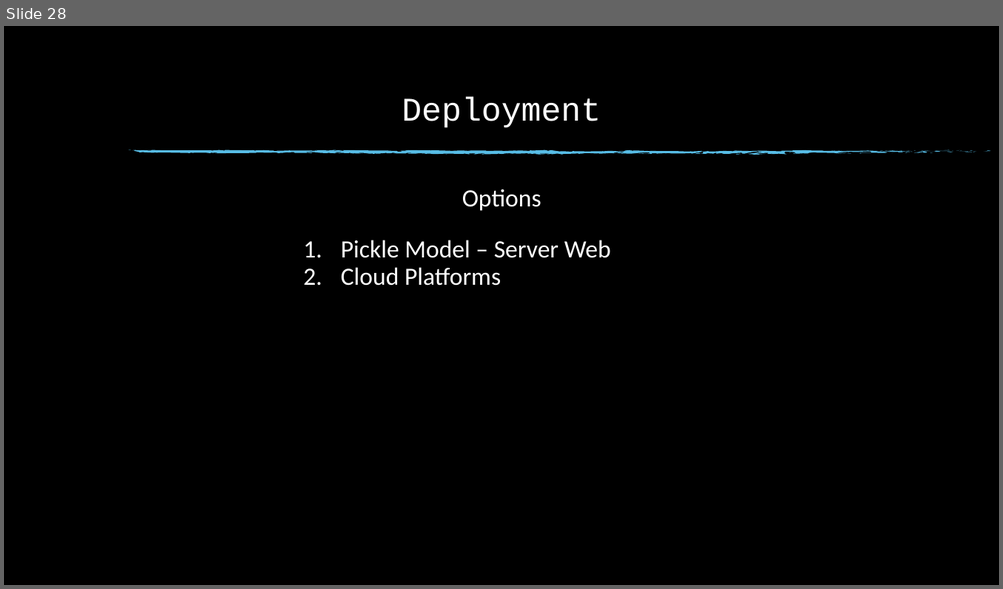
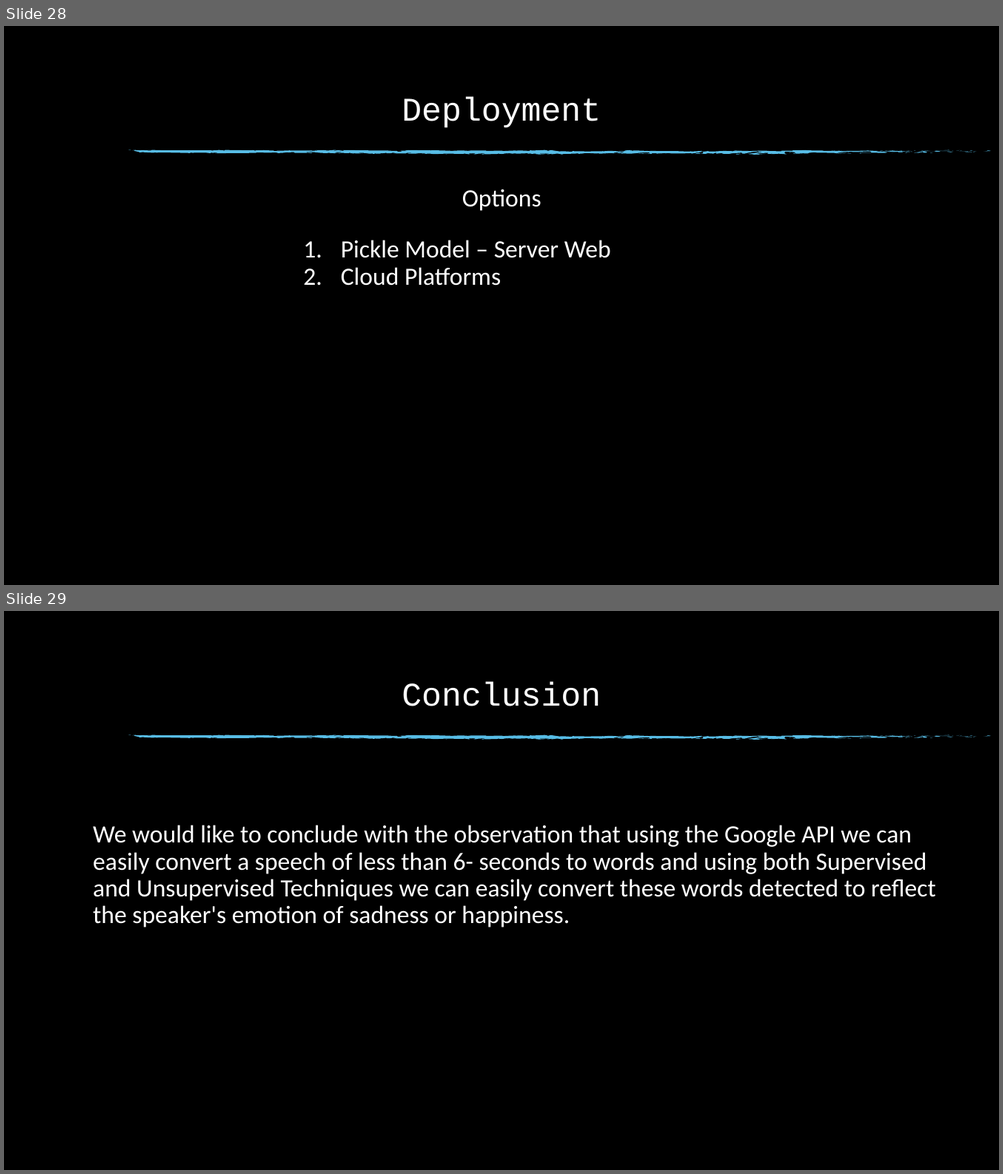
Before and after one commit to sunil3092/DBSEdu, a slide deck: Sem 2/Natural Language Processing/CA/Submission/Part 2/CA1_Sunil_Gauda_10595858_P2/NLP.pptx. Shown one above the other, each under a label of ours: slide 28 before the commit, slides 28 and 29 after it. The pictures are 1003x589 and 1003x1174 pixels, drawn with LibreOffice and Linux fonts; fonts in the diff are those of the drawing; background and template pictures are left out. Boxes give left, top, right and bottom in pixels: in the first picture for what was removed or moved away, otherwise in the second. Text is boxed around its words. In the diff, an @@ line names an element or a change of style, - is before the commit and + after.

```diff
--- a/Sem 2/Natural Language Processing/CA/Submission/Part 2/CA1_Sunil_Gauda_10595858_P2/NLP.pptx
+++ b/Sem 2/Natural Language Processing/CA/Submission/Part 2/CA1_Sunil_Gauda_10595858_P2/NLP.pptx
@@ slide 29 added at <box>4,611,999,1170</box>, background picture (left out); not listed: 74 template elements that a slide beside it also shows @@
@@ title added at <box>401,682,600,706</box>, 32 pt, text #FFFFFF @@
+Conclusion
@@ text added at <box>93,825,936,928</box>, 24 pt, text #FFFFFF @@
+We would like to conclude with the observation that using the Google API we can easily convert a speech of less than 6- seconds to words and using both Supervised and Unsupervised Techniques we can easily convert these words detected to reflect the speaker's emotion of sadness or happiness.
```
Also in this commit, not shown: 3 slides changed, 1 other slide added, 2 other files.
